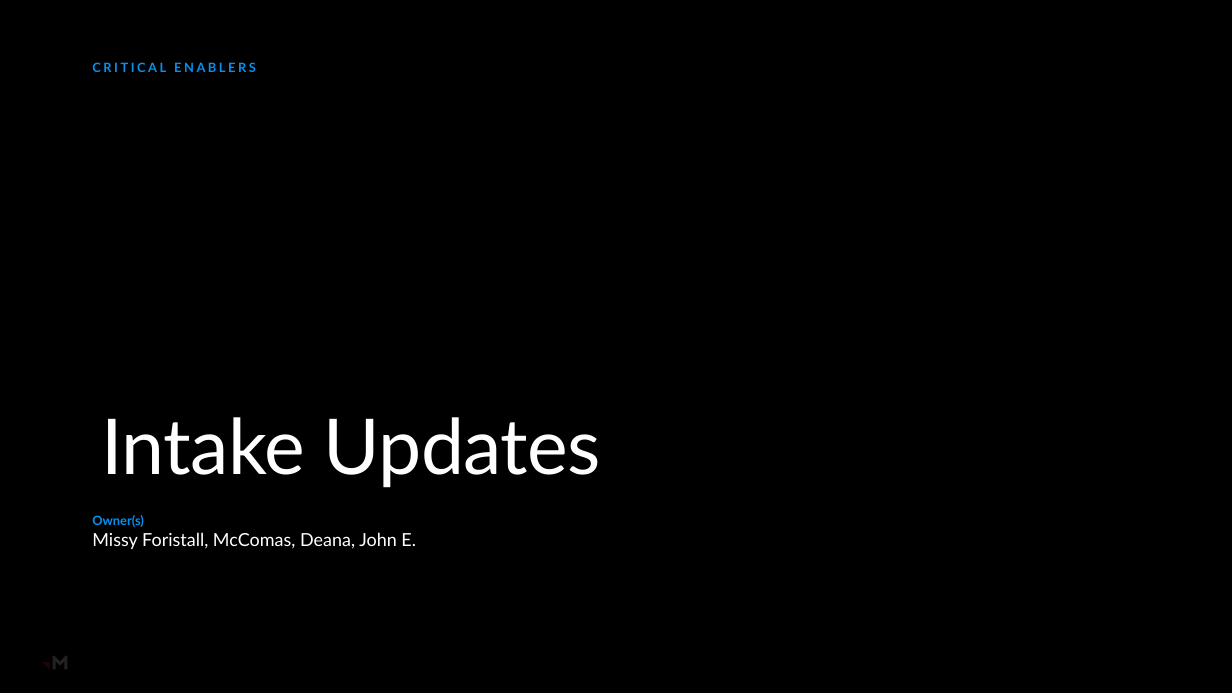
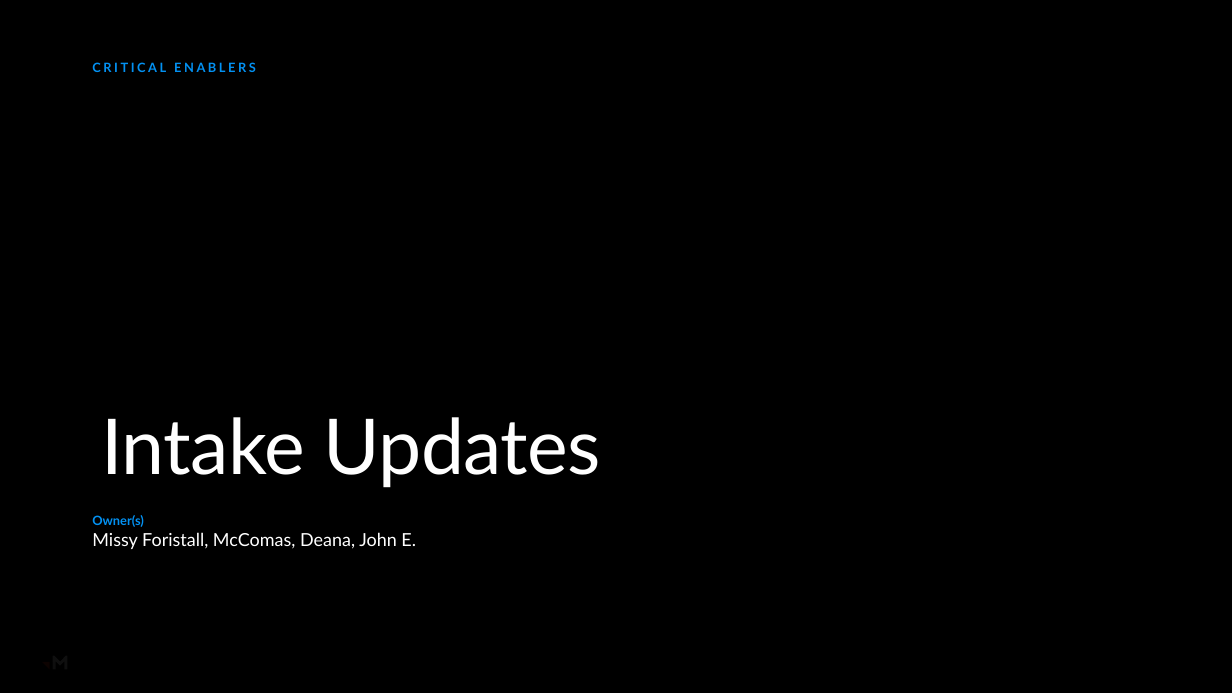
Before and after one commit to RachelHarrisMerkle/BasicMerkle, a slide deck: slide 9 of Play-to-Win_Recap_Ops_REDESIGNED.pptx. Drawn at 1232x693 pixels with LibreOffice and Linux fonts; fonts in the diff are those of the drawing; background and template pictures are left out; a plain dark background stands for a picture behind light text. Boxes give left, top, right and bottom in pixels: in the first picture for what was removed or moved away, otherwise in the second. Text is boxed around its words. In the diff, an @@ line names an element or a change of style, - is before the commit and + after.

```diff
--- a/Play-to-Win_Recap_Ops_REDESIGNED.pptx
+++ b/Play-to-Win_Recap_Ops_REDESIGNED.pptx
@@ rectangle added at [0, 0, 1232, 693], fill gradient #000000 @@
```
Also in this commit, not shown: 4 other slides changed, 1 other file.
